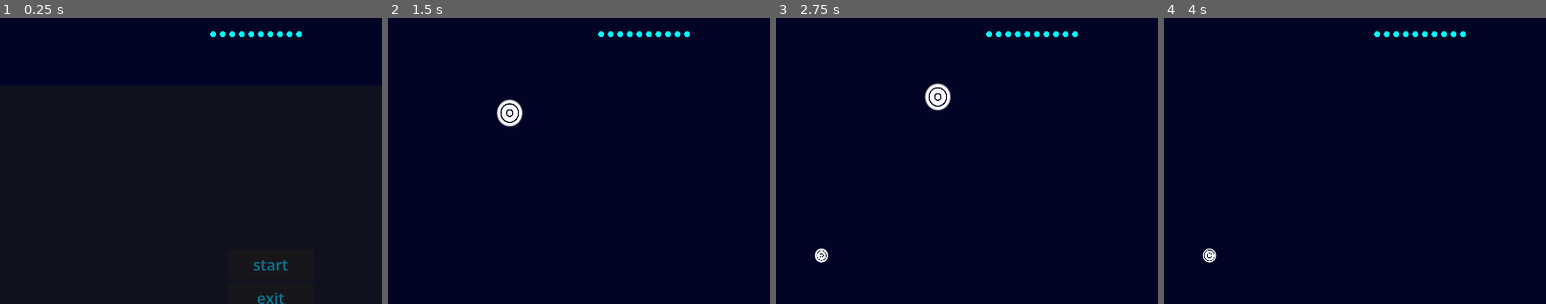
Above: before the commit, frames 1-4 (left to right).
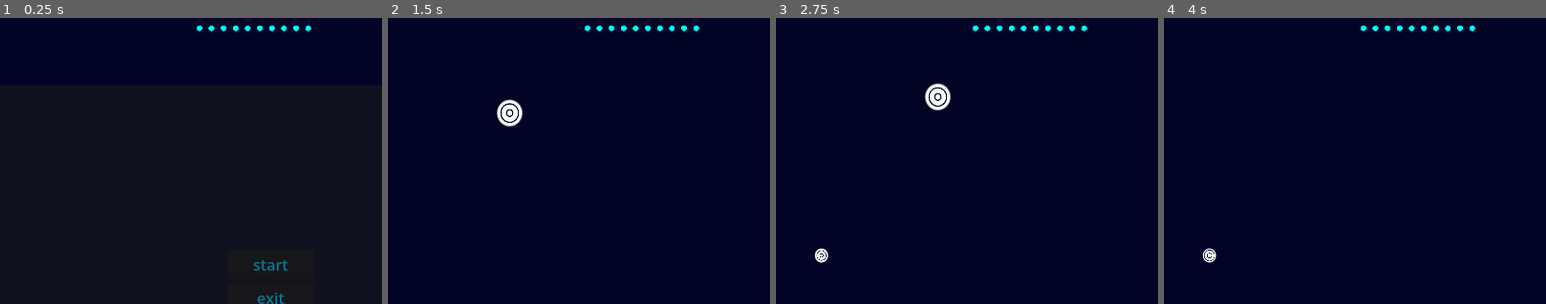
Above: after the commit, the same moments.

Repository: beki-github/speed-click
Game: Godot game, scene res://scenes/game.tscn
Two runs of this game, one before a commit and one after it. Both use one fixed random seed, a clock stepped at 60 frames per second and the inputs below.
Inputs (mouse positions are % of the whole screen's width and height, from its top left):
- Up to frame 1 (0.25 s): no input
- Up to frame 2 (1.5 s): click "start" at 0.5 s; move the mouse to (94, 91) at 1.27 s
- Up to frame 3 (2.75 s): move the mouse to (32, 60) at 2.02 s
- Up to frame 4 (4 s): move the mouse to (60, 28) at 2.77 s; tap Enter at 3.5 s; move the mouse to (45, 70) at 3.52 s
The pictures show only the part of the screen within x 15-65%, y 2-52%; the shares and areas given below are measured in that part.

The runs differ from the first frame. In frame 1, 0.5% of the frame differs, in the area x 51-82%, y 2-7%; in frame 2, 0.5%; in frame 3, 0.5%; in frame 4, 0.5%.

Commit message:
fully added an life numbers UI elements

Diff:
--- a/scenes/game.tscn
+++ b/scenes/game.tscn
@@ -42,10 +42,10 @@
 position = Vector2(-404, -298)
 
 [node name="HBoxContainer" type="HBoxContainer" parent="." unique_id=83743183]
-offset_left = -213.0
-offset_top = -263.0
-offset_right = -48.0
-offset_bottom = -223.0
+offset_left = -120.00001
+offset_top = -260.00003
+offset_right = 44.999992
+offset_bottom = -220.00003
 scale = Vector2(1.5820508, 0.95353335)
 alignment = 1
 
--- /dev/null
+++ b/scenes/life_UI.tscn
@@ -0,0 +1,18 @@
+[gd_scene format=3 uid="uid://bip8js1e3oq82"]
+
+[ext_resource type="Shader" uid="uid://c7ypy4mg6waca" path="res://shaders/tail.gdshader" id="1_yq00f"]
+
+[sub_resource type="ShaderMaterial" id="ShaderMaterial_dsmqp"]
+shader = ExtResource("1_yq00f")
+
+[node name="life_UI" type="Control" unique_id=270290507]
+layout_mode = 3
+anchors_preset = 0
+
+[node name="ColorRect" type="ColorRect" parent="." unique_id=2013078660]
+material = SubResource("ShaderMaterial_dsmqp")
+layout_mode = 0
+offset_left = -19.0
+offset_top = -20.0
+offset_right = 20.0
+offset_bottom = 20.0
--- a/scripts/game.gd
+++ b/scripts/game.gd
@@ -5,6 +5,7 @@
 var tail_node=preload("res://scenes/tail.tscn")
 var start_menu=preload("res://scenes/start_menu.tscn")
 var Game_Over=preload("res://scenes/Game_Over.tscn")
+var life_ui_node=preload("res://scenes/life_UI.tscn")
 
 var rng=RandomNumberGenerator.new()
 @onready var h_box_container: HBoxContainer = $HBoxContainer
@@ -22,13 +23,12 @@
 
 
 func setup_hbox() -> void:
-	var spacing = 10
+	var spacing = 8
+	h_box_container.add_theme_constant_override("separation", spacing)
 	for i in 10:
-		var life_ = tail_node.instantiate()
-		life_.scale = Vector2(0.15, 0.15)
-		life_.position = Vector2((i * spacing)-60, -270)
-		life_.get_node("CollisionShape2D").disabled = true
-		add_child(life_)  # add directly to the scene, not HBox
+		var life_ = life_ui_node.instantiate()
+		life_.get_node("ColorRect").scale = Vector2(0.10, 0.15)
+		h_box_container.add_child(life_)
 
 func spawn_circle():
 	if !game_running:
